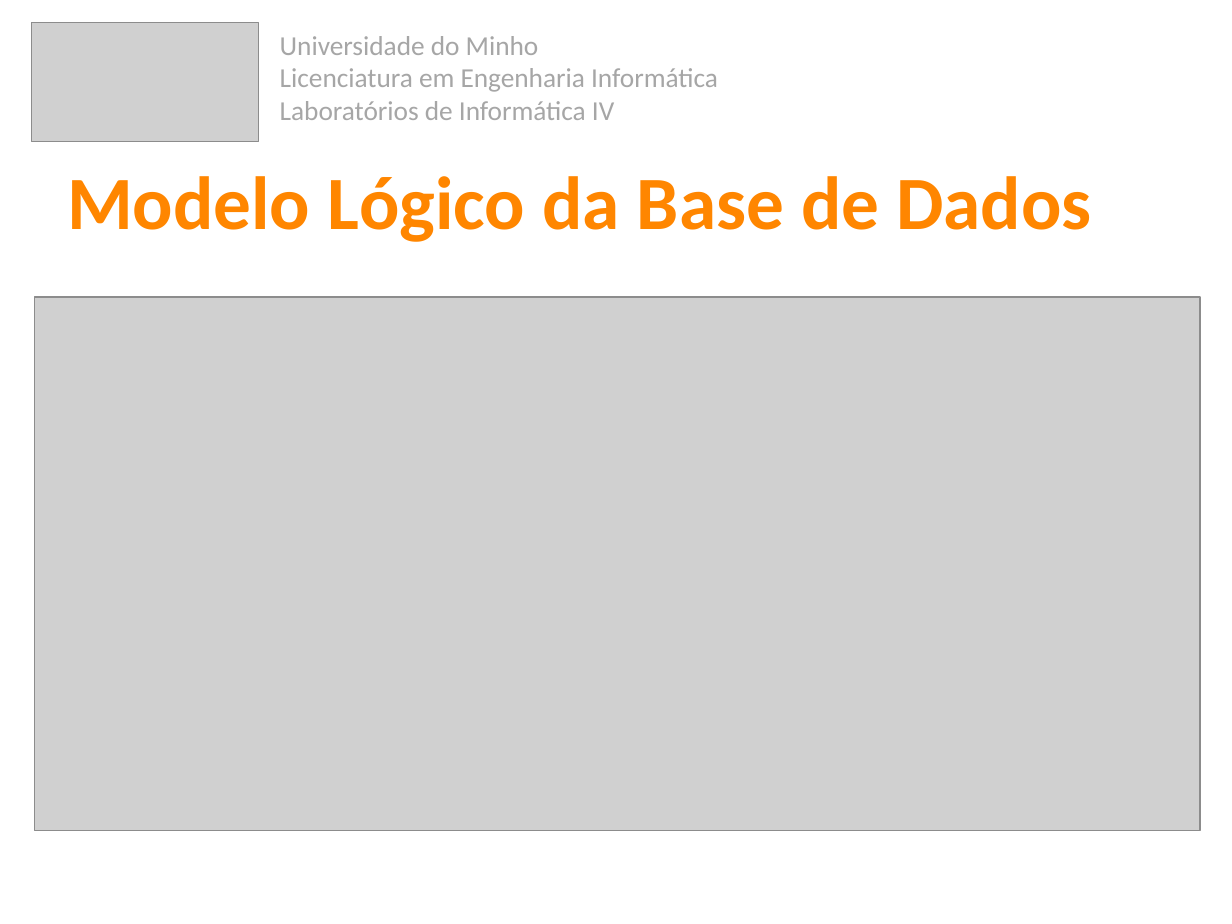
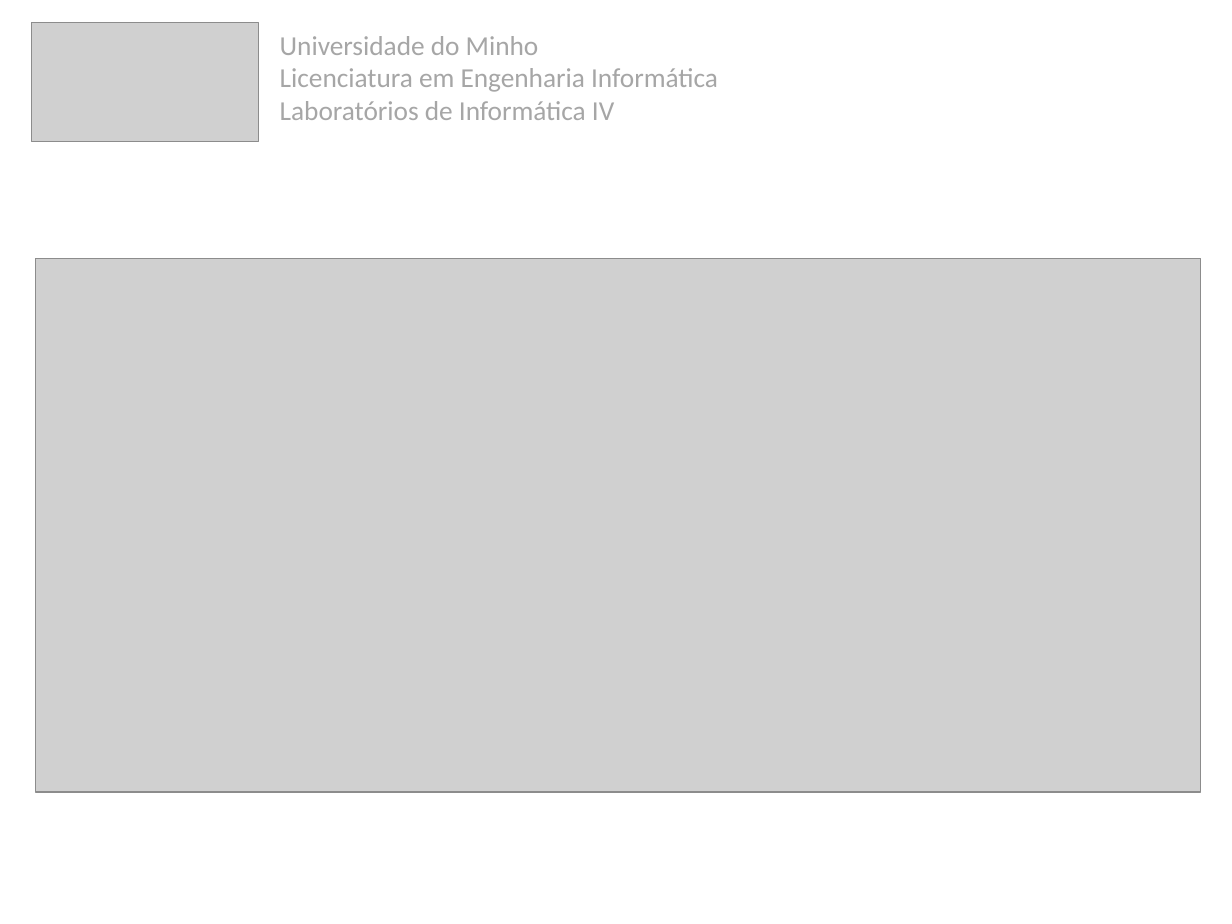
Before and after one commit to 7patricia/Aprende-com-os-Minions, a slide deck: slide 20 of 2ª Fase/Aprsentação_Fase2.pptx (slide 16 before the commit). Drawn at 1232x924 pixels with LibreOffice and Linux fonts; fonts in the diff are those of the drawing; grey boxes stand for pictures. Boxes give left, top, right and bottom in pixels: in the first picture for what was removed or moved away, otherwise in the second. Text is boxed around its words. In the diff, an @@ line names an element or a change of style, - is before the commit and + after.

```diff
--- a/2ª Fase/Aprsentação_Fase2.pptx
+++ b/2ª Fase/Aprsentação_Fase2.pptx
@@ text removed at bbox=[67, 176, 1091, 242] @@
-Modelo Lógico da Base de Dados
@@ picture: place and size @@
-picture at bbox=[34, 297, 1200, 830]
+picture at bbox=[36, 259, 1201, 792]
```
Also in this commit, not shown: 3 other slides changed, 4 slides added.
